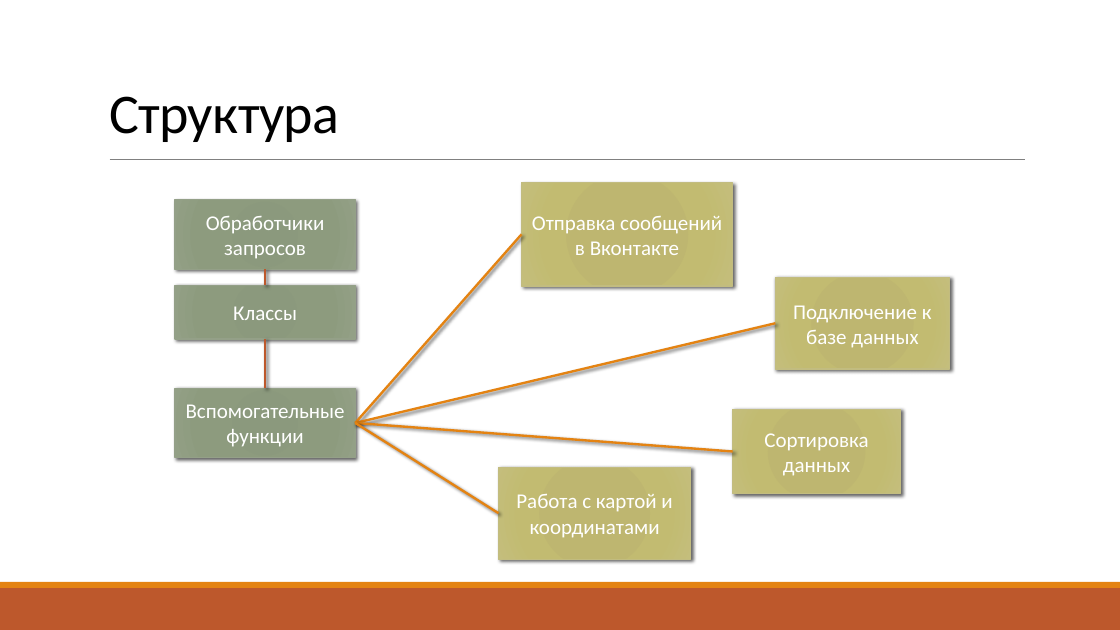
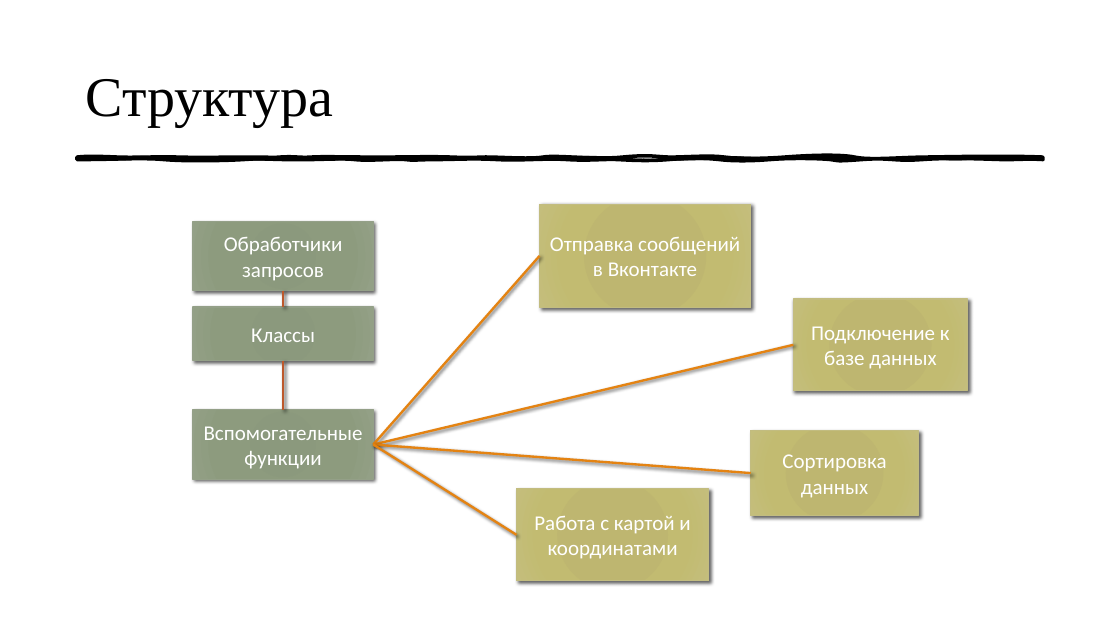
Before and after one commit to tsemkaloalena/web_project, a slide deck: slide 8 of Презентация.pptx (slide 7 before the commit). Drawn at 1120x630 pixels with LibreOffice and Linux fonts; fonts in the diff are those of the drawing. Boxes give left, top, right and bottom in pixels: in the first picture for what was removed or moved away, otherwise in the second. Text is boxed around its words. In the diff, an @@ line names an element or a change of style, - is before the commit and + after.

```diff
--- a/Презентация.pptx
+++ b/Презентация.pptx
@@ title "Структура": place and size @@
-title "Структура" at box(109, 96, 339, 142)
+title "Структура" at box(85, 79, 333, 127)
@@ title "Структура" at box(85, 79, 333, 127): font Calibri to Times New Roman, letter spacing -0.5 to 0 pt; line spacing 0.85 to 1; vertical alignment bottom to middle @@
@@ freeform shape added at box(77, 157, 1044, 160), fill #000000, outline #000000 3 pt @@
@@ line removed from (110, 160) to (1026, 160) @@
@@ 2 lines, 1 rectangle: place and size @@
-2 lines, 1 rectangle at box(266, 182, 733, 388)
+2 lines, 1 rectangle at box(283, 204, 750, 410)
@@ 6 rectangles, 4 lines: place and size @@
-6 rectangles, 4 lines at box(175, 200, 949, 560)
+6 rectangles, 4 lines at box(193, 222, 968, 581)
@@ rectangle removed at box(0, 588, 1120, 630) @@
@@ rectangle removed at box(0, 582, 1120, 588) @@
```
Also in this commit, not shown: 10 other slides changed, 2 slides added, 1 slide removed, 2 other files.
